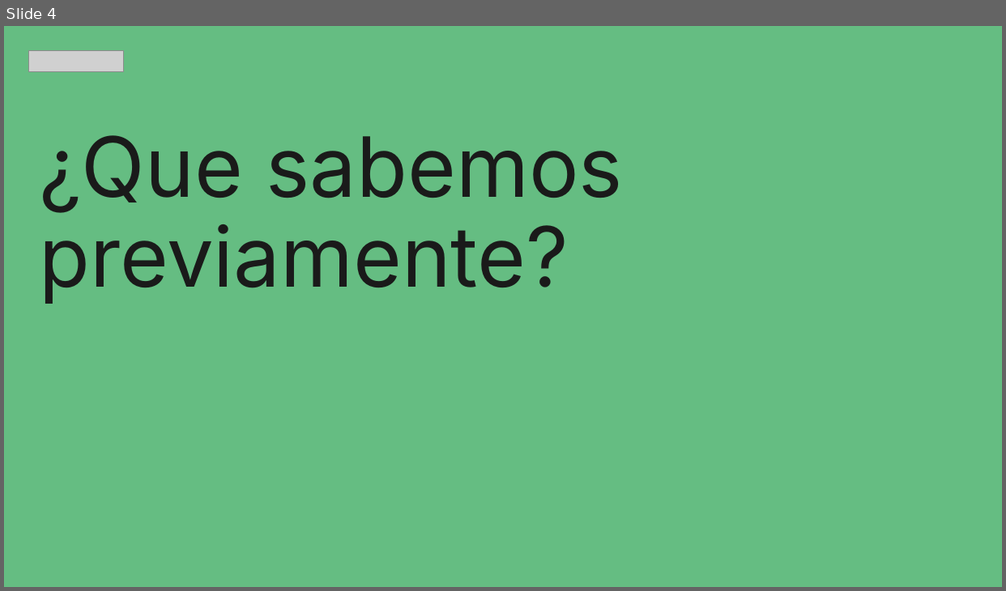
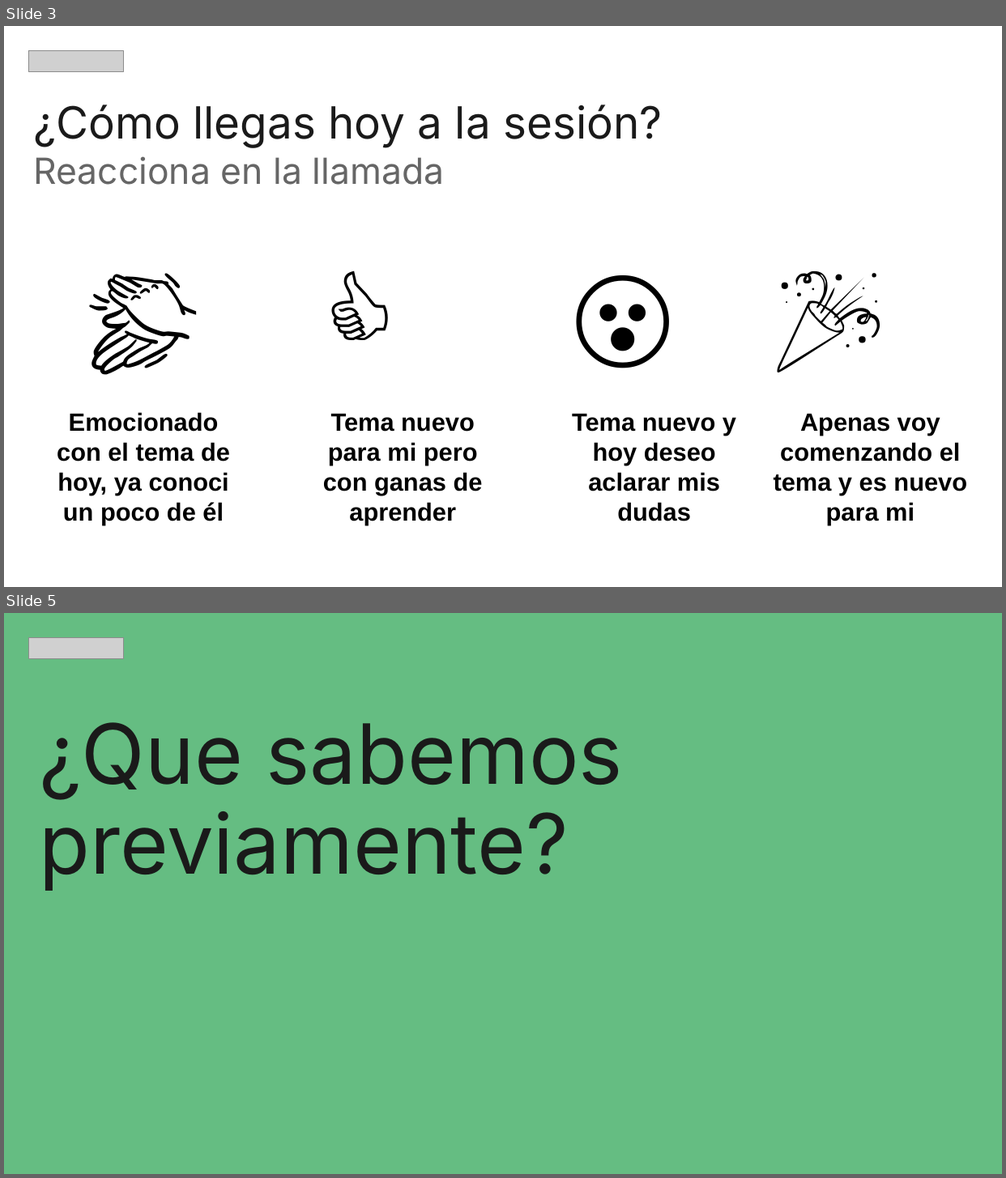
Before and after one commit to zyntonyson/bootcamp_ds_da, a slide deck: 08-data-retrieval/17-SQL.pptx. Shown one above the other, each under a label of ours: slide 4 before the commit, slides 3 and 5 after it; the slides between them are not shown. The pictures are 1006x591 and 1006x1178 pixels, drawn with LibreOffice and Linux fonts; fonts in the diff are those of the drawing; grey boxes stand for pictures. Boxes give left, top, right and bottom in pixels: in the first picture for what was removed or moved away, otherwise in the second. Text is boxed around its words. In the diff, an @@ line names an element or a change of style, - is before the commit and + after.

```diff
--- a/08-data-retrieval/17-SQL.pptx
+++ b/08-data-retrieval/17-SQL.pptx
@@ slide 3 added at box(4, 26, 1002, 587), background #FFFFFF @@
@@ picture added at box(29, 51, 124, 72) @@
@@ text added at box(33, 105, 662, 185), 32 pt, text #1A1A1A @@
+¿Cómo llegas hoy a la sesión?
+Reacciona en la llamada
@@ text added at box(57, 412, 230, 525), 18 pt, text #000000, bold @@
+👏
+Emocionado con el tema de hoy, ya conoci un poco de él
@@ text added at box(323, 413, 483, 525), 18 pt, text #000000, bold @@
+👍
+Tema nuevo para mi pero con ganas de aprender
@@ text added at box(572, 413, 736, 522), 18 pt, text #000000, bold @@
+😮
+Tema nuevo y hoy deseo aclarar mis dudas
@@ text added at box(774, 413, 967, 525), 18 pt, text #000000, bold @@
+🎉
+Apenas voy comenzando el tema y es nuevo para mi
@@ what was slide 4 is now slide 5 @@
```
Also in this commit, not shown: 1 slide changed, 4 other slides added, 3 slides removed, 4 other files.
